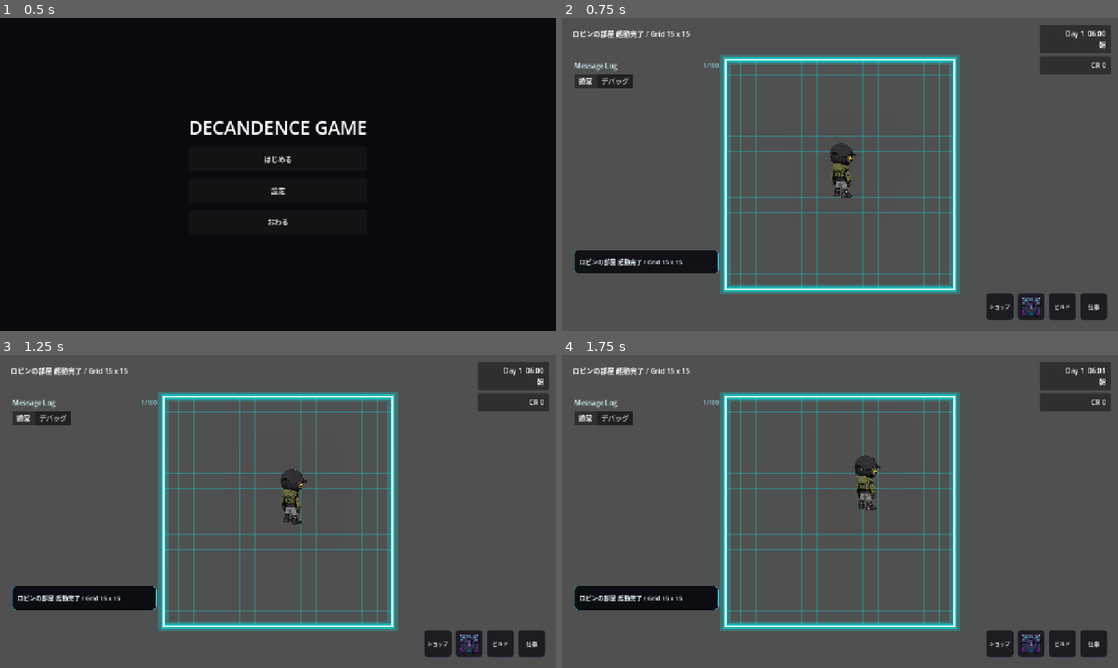
Above: before the commit, frames 1-4 (two rows, left to right).
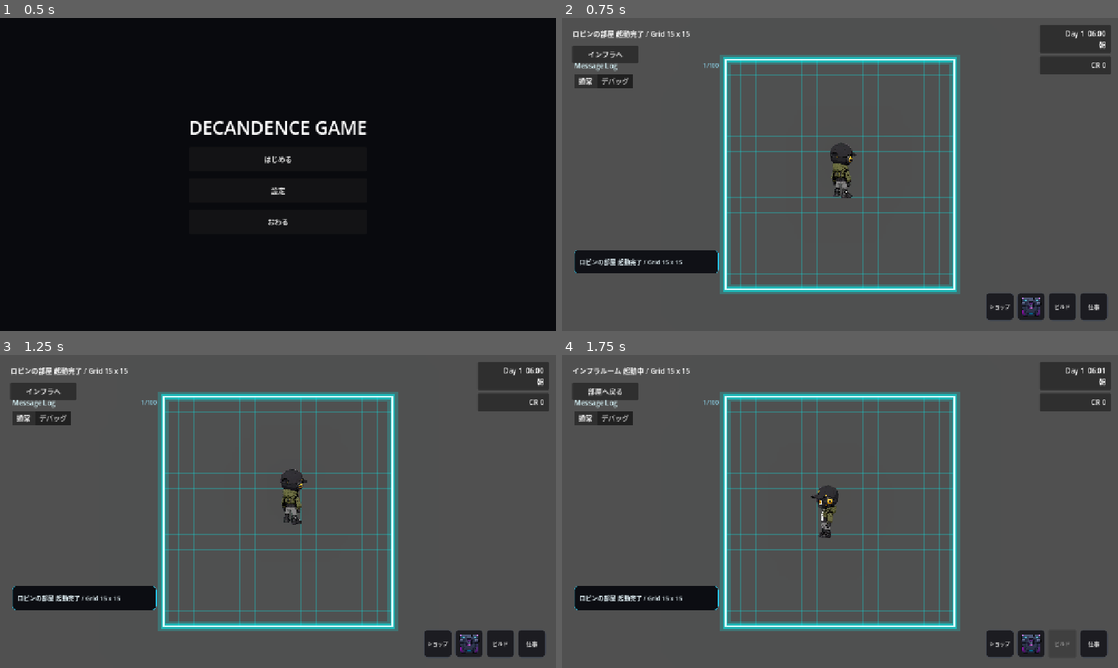
Above: after the commit, the same moments.

Repository: grimoire1089-coder/optimistic
Game: Godot game, scene res://Scenes/Boot/TitleScene.tscn
Same seed, same stepped clock (60 frames per second), same inputs: the game is played once before the commit and once after it. Sound files missing from this copy of the repository are replaced by a short silence.
Inputs (mouse positions are in pixels of both pictures, inside the frame that each line leads up to):
- Up to frame 1 (0.5 s): no input
- Up to frame 2 (0.75 s): click "はじめる" at 0.5 s
- Up to frame 3 (1.25 s): no input
- Up to frame 4 (1.75 s): click (606, 392) at 1.25 s, where only the run after the commit has a clickable "インフラへ"

Frame 1 is identical in both runs. In frame 2, 0.6% of the frame differs, in the area x 2-14%, y 8-15%; in frame 3, 0.6%; in frame 4, 2.1%, in the area x 2-93%, y 4-97%.

Commit message:
Create infrastructure room runtime nodes

Diff:
--- a/Scripts/Scenes/Main/MainScene.gd
+++ b/Scripts/Scenes/Main/MainScene.gd
@@ -4,12 +4,14 @@
 @onready var robin_room_map: RoomMapGridModule = $RobinRoomMap
 @onready var furniture_placement_module: FurniturePlacementModule = $FurniturePlacementModule
 @onready var robin: RobinWanderActor = $Robin
+@onready var canvas_layer: CanvasLayer = $CanvasLayer
 @onready var ai_character_hud: AICharacterHud = $CanvasLayer/AICharacterHud
 @onready var message_log: MessageLogPanel = $CanvasLayer/MessageLogPanel
 
 
 func _ready() -> void:
 	_push_debug_message("System", "MainScene _ready 開始")
+	_ensure_infrastructure_room_runtime()
 	var startup_debug_text := _get_startup_debug_text()
 	debug_label.text = startup_debug_text
 	_connect_robin_selection()
@@ -42,6 +44,82 @@
 	_push_debug_result("AI HUD", "show_actor", true, "target=%s" % actor_name)
 
 
+func _ensure_infrastructure_room_runtime() -> void:
+	_ensure_infrastructure_room_map()
+	_ensure_map_travel_buttons()
+	_ensure_map_travel_module()
+
+
+func _ensure_infrastructure_room_map() -> void:
+	if get_node_or_null("InfrastructureRoomMap") != null:
+		return
+	if robin_room_map == null:
+		return
+
+	var infrastructure_room_map := RoomMapGridModule.new()
+	infrastructure_room_map.name = "InfrastructureRoomMap"
+	infrastructure_room_map.visible = false
+	infrastructure_room_map.z_index = robin_room_map.z_index
+	infrastructure_room_map.map_id = &"infrastructure_room"
+	infrastructure_room_map.map_display_name = "インフラルーム"
+	infrastructure_room_map.buildable = false
+	infrastructure_room_map.screen_margin = robin_room_map.screen_margin
+	infrastructure_room_map.side_ui_margin = robin_room_map.side_ui_margin
+	infrastructure_room_map.cell_size = robin_room_map.cell_size
+	infrastructure_room_map.fixed_grid_size = robin_room_map.fixed_grid_size
+	infrastructure_room_map.fit_cell_size_to_visual_rect = robin_room_map.fit_cell_size_to_visual_rect
+	infrastructure_room_map.show_grid = robin_room_map.show_grid
+	infrastructure_room_map.show_neon_frame = robin_room_map.show_neon_frame
+	infrastructure_room_map.grid_line_width = robin_room_map.grid_line_width
+	infrastructure_room_map.grid_line_color = robin_room_map.grid_line_color
+	infrastructure_room_map.grid_border_width = robin_room_map.grid_border_width
+	infrastructure_room_map.grid_border_color = robin_room_map.grid_border_color
+	infrastructure_room_map.frame_outer_glow_width = robin_room_map.frame_outer_glow_width
+	infrastructure_room_map.frame_middle_glow_width = robin_room_map.frame_middle_glow_width
+	infrastructure_room_map.frame_core_line_width = robin_room_map.frame_core_line_width
+	add_child(infrastructure_room_map)
+	move_child(infrastructure_room_map, robin_room_map.get_index() + 1)
+
+	var furniture_root := Node2D.new()
+	furniture_root.name = "FurnitureRoot"
+	furniture_root.z_index = 1
+	infrastructure_room_map.add_child(furniture_root)
+
+
+func _ensure_map_travel_buttons() -> void:
+	if canvas_layer == null:
+		return
+	_ensure_map_travel_button("ToInfrastructureRoomButton", "インフラへ", "インフラルームへ移動", true)
+	_ensure_map_travel_button("ToRobinRoomButton", "部屋へ戻る", "ロビンの部屋へ戻る", false)
+
+
+func _ensure_map_travel_button(button_name: String, text_value: String, tooltip_value: String, visible_on_start: bool) -> Button:
+	var existing_button := canvas_layer.get_node_or_null(button_name) as Button
+	if existing_button != null:
+		return existing_button
+
+	var button := Button.new()
+	button.name = button_name
+	button.offset_left = 24.0
+	button.offset_top = 64.0
+	button.offset_right = 176.0
+	button.offset_bottom = 104.0
+	button.mouse_default_cursor_shape = Control.CURSOR_POINTING_HAND
+	button.text = text_value
+	button.tooltip_text = tooltip_value
+	button.visible = visible_on_start
+	canvas_layer.add_child(button)
+	return button
+
+
+func _ensure_map_travel_module() -> void:
+	if get_node_or_null("MainSceneMapTravelModule") != null:
+		return
+	var map_travel_module := MainSceneMapTravelModule.new()
+	map_travel_module.name = "MainSceneMapTravelModule"
+	add_child(map_travel_module)
+
+
 func _push_startup_message(message: String) -> void:
 	if message_log == null:
 		return
